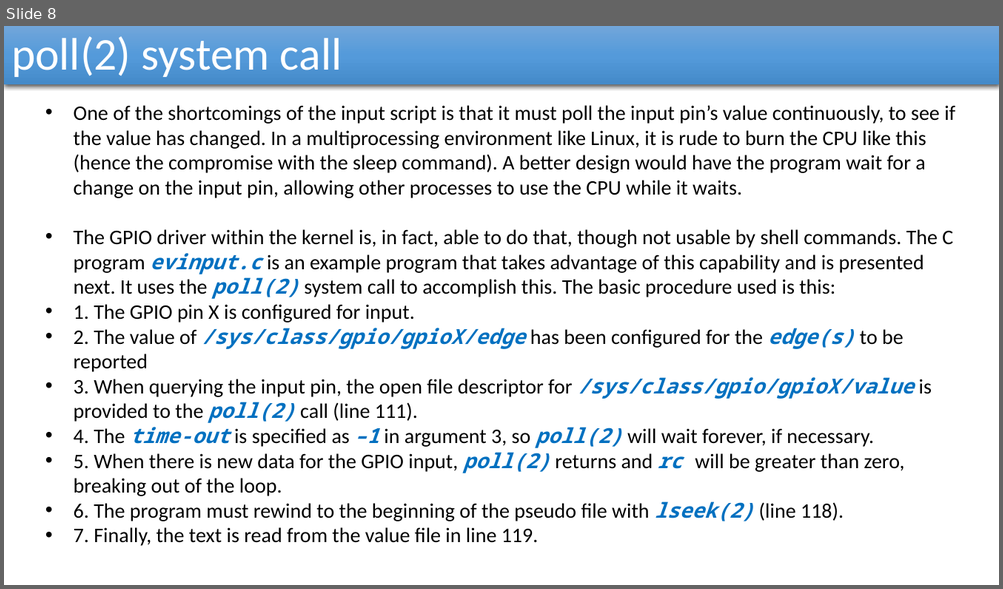
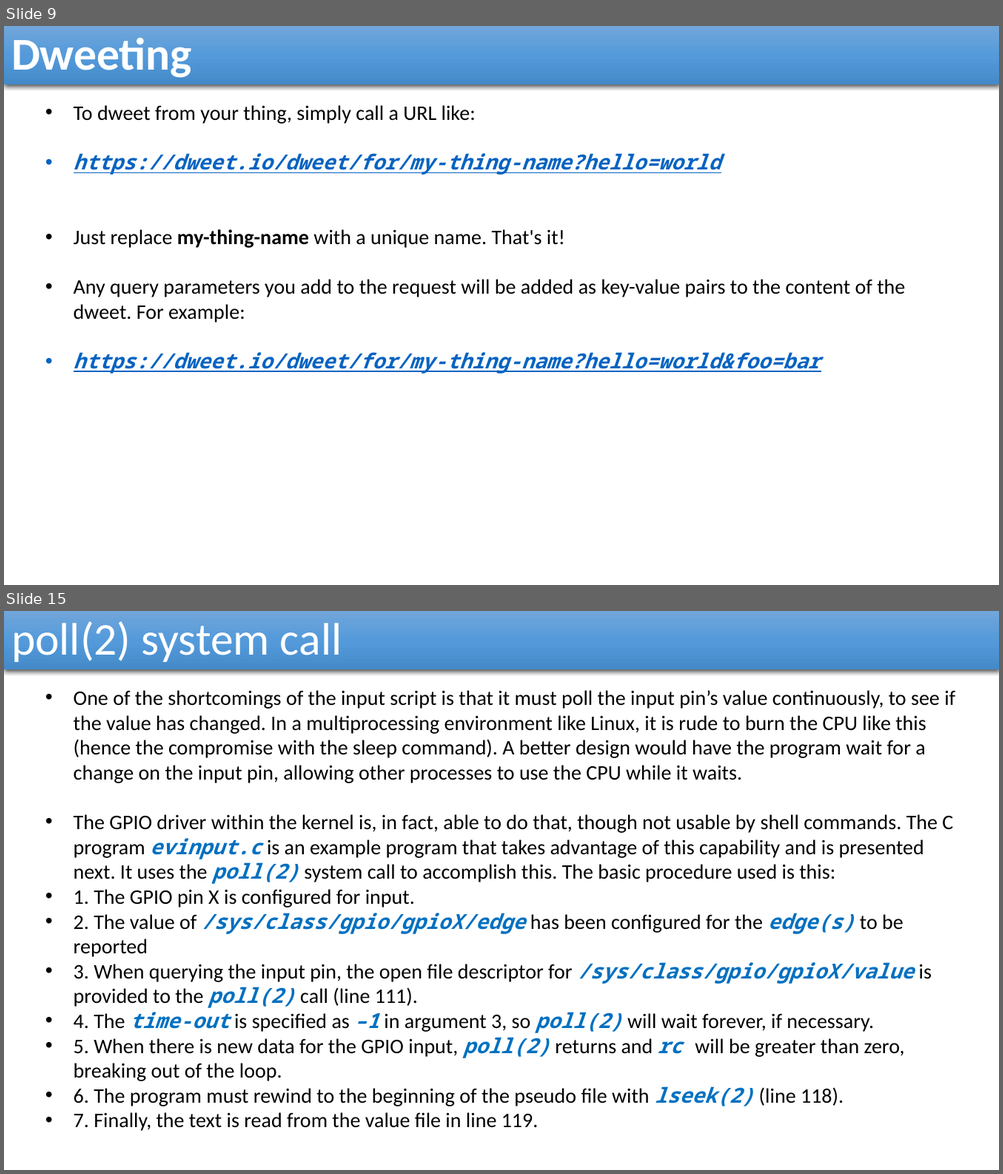
Before and after one commit to reza-arjmandi/rpi-course, a slide deck: session4/presentaion/Internet_Of_Things.pptx. Shown one above the other, each under a label of ours: slide 8 before the commit, slides 9 and 15 after it; the slides between them are not shown. The pictures are 1003x589 and 1003x1174 pixels, drawn with LibreOffice and Linux fonts; fonts in the diff are those of the drawing. Boxes give left, top, right and bottom in pixels: in the first picture for what was removed or moved away, otherwise in the second. Text is boxed around its words. In the diff, an @@ line names an element or a change of style, - is before the commit and + after.

```diff
--- a/session4/presentaion/Internet_Of_Things.pptx
+++ b/session4/presentaion/Internet_Of_Things.pptx
@@ slide 9 added at [4,26,999,585], background #FFFFFF @@
@@ rectangle added at [4,26,999,85], fill gradient #71A6DB to #559BDB to #448ACA, 44 pt, text #FFFFFF, bold @@
+Dweeting
@@ text added at [74,105,905,374], 20 pt, text #000000 @@
+• To dweet from your thing, simply call a URL like:
+• https://dweet.io/dweet/for/my-thing-name?hello=world
+• Just replace my-thing-name with a unique name. That's it!
+• Any query parameters you add to the request will be added as key-value pairs to the content of the dweet. For example:
+• https://dweet.io/dweet/for/my-thing-name?hello=world&foo=bar
@@ what was slide 8 is now slide 15 @@
```
Also in this commit, not shown: 6 other slides added.
